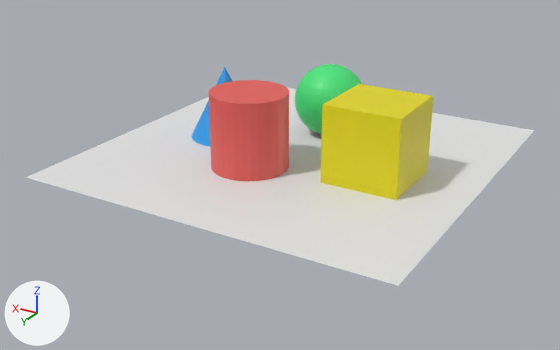
Two versions of the COLLADA model app/src/public/3d/simple-scene.dae, one commit apart.
One viewpoint serves both versions: a 50 mm camera at (-9.59, 16.99, 7.69) aimed at (0.13, 0.78, -0.41). Arrows for +X, +Y and +Z are at lower left; the lights stay in place. Where no turn or scale is listed for an object, it has been applied to the vertices.
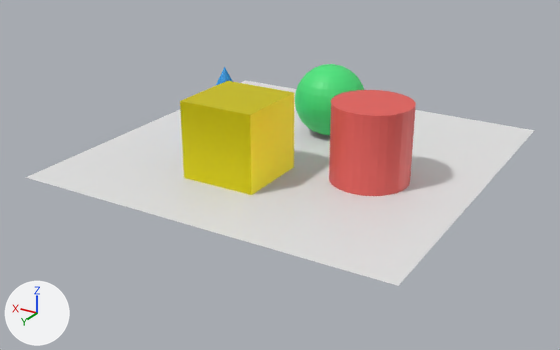
What differs and where, as boxes [x1, y1, x2, y2] in the pictures (560 x 350 px):
'Cube', surface changed, moved
    before: [321, 84, 433, 200]
    after: [180, 81, 294, 195]
'Cylinder', moved
    before: [208, 80, 289, 181]
    after: [329, 90, 416, 196]

Edits to the bpy script that builds the scene:
```text
Change mat_yellow:
    mat_yellow.metallic: 0.0 -> 0.5
Change ob_cylinder:
    ob_cylinder.location: (0.61, 1.49, 1.0) -> (-2.4, 0.69, 1.0)
Change ob_cube:
    ob_cube.location: (-2.45, 0.49, 1.0) -> (0.59, 1.99, 1.0)
```
